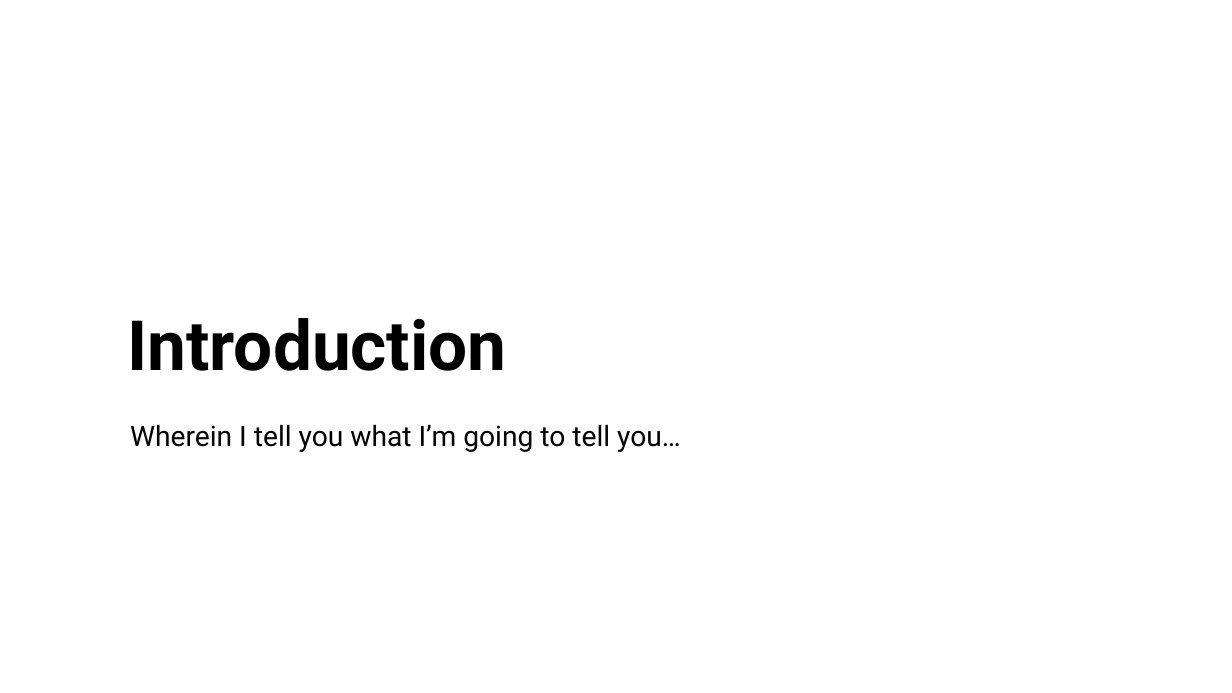
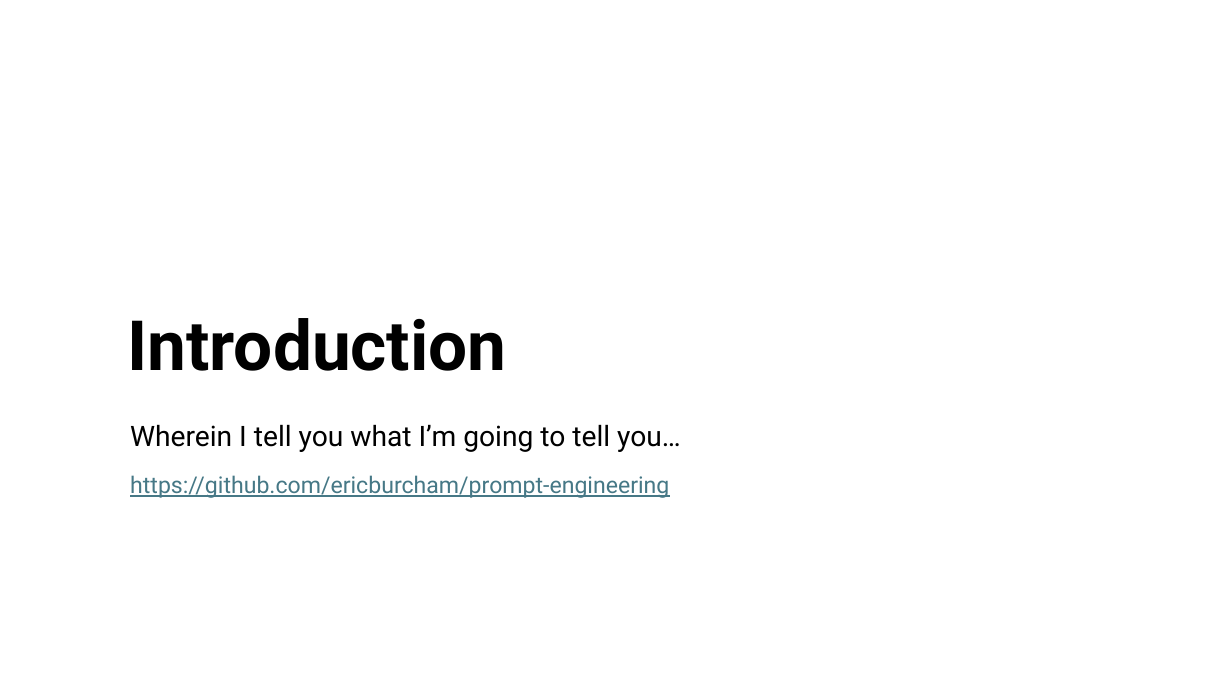
Before and after one commit to ericburcham/prompt-engineering, a slide deck: slide 2 of presentation/presentation.pptx. Drawn at 1232x693 pixels with LibreOffice and Linux fonts; fonts in the diff are those of the drawing. Boxes give left, top, right and bottom in pixels: in the first picture for what was removed or moved away, otherwise in the second. Text is boxed around its words. In the diff, an @@ line names an element or a change of style, - is before the commit and + after.

Commit message:
add link to repo

```diff
--- a/presentation/presentation.pptx
+++ b/presentation/presentation.pptx
@@ text at [130,475,669,498]: paragraph added @@
+https://github.com/ericburcham/prompt-engineering
```
